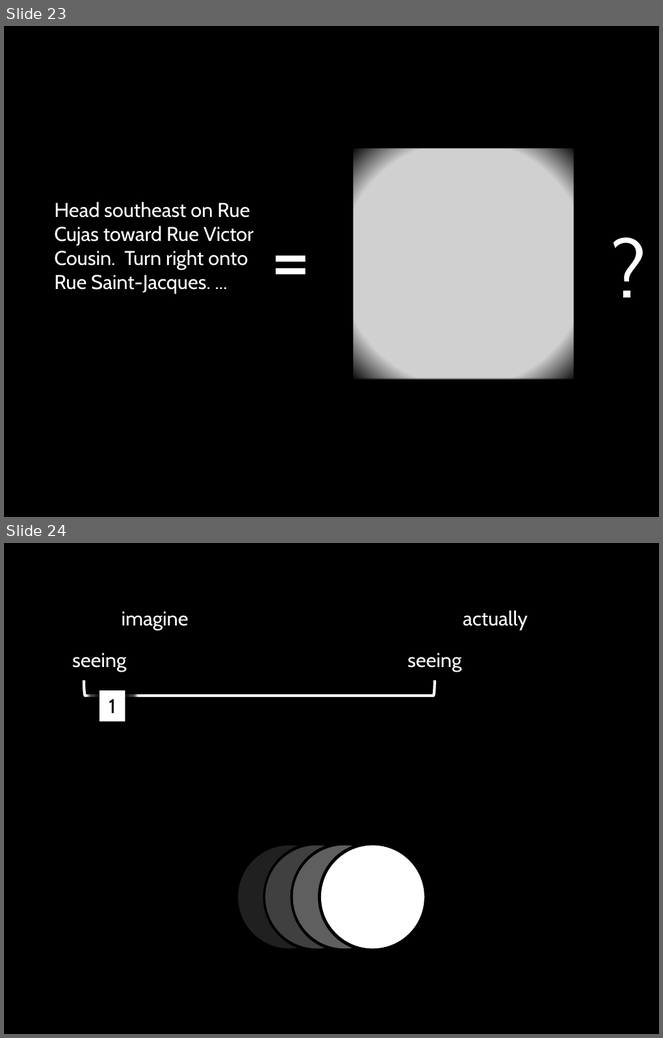
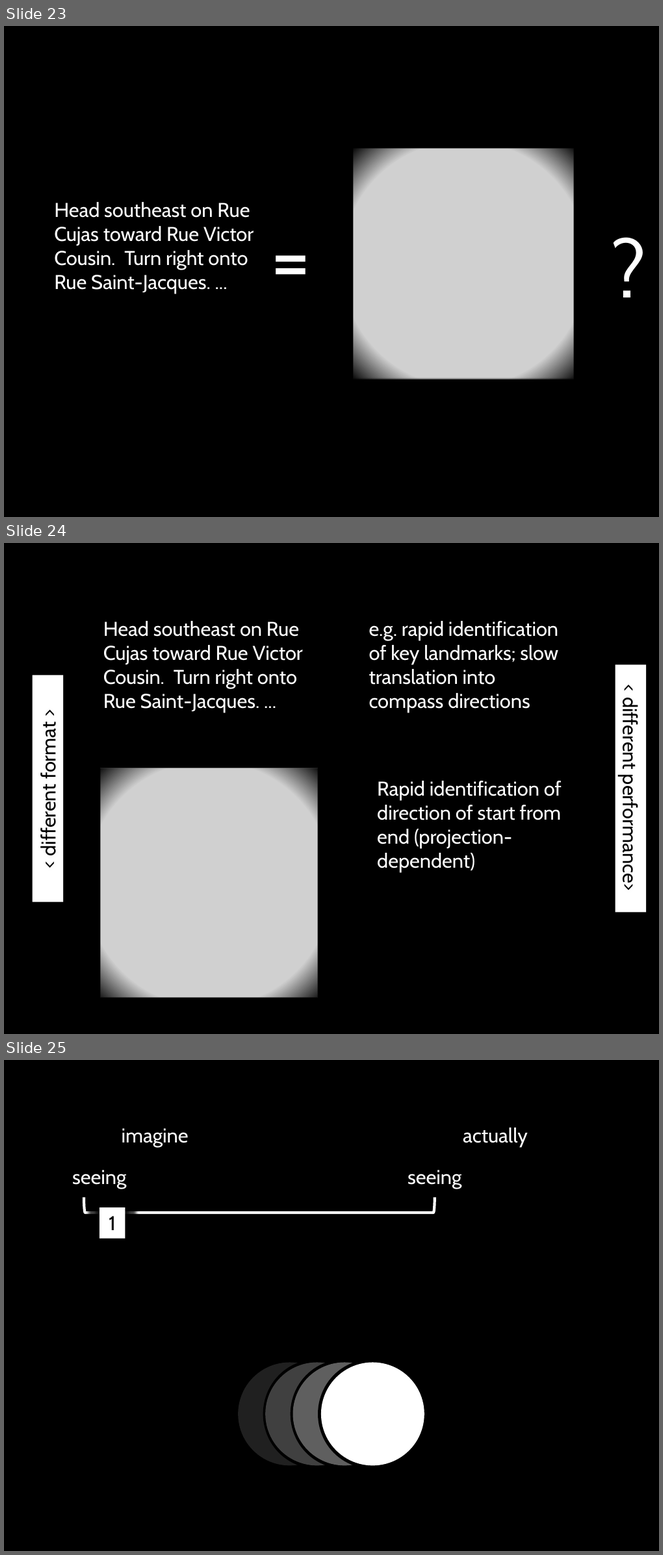
Before and after one commit to butterfill/writing, a slide deck: intention motor representation with corrado sinigaglia/conf spp submit/intention and motor representation.pptx. Shown one above the other, each under a label of ours: slides 23 and 24 before the commit, slides 23, 24 and 25 after it. The pictures are 663x1038 and 663x1555 pixels, drawn with LibreOffice and Linux fonts; fonts in the diff are those of the drawing; grey boxes stand for pictures. Boxes give left, top, right and bottom in pixels: in the first picture for what was removed or moved away, otherwise in the second. Text is boxed around its words. In the diff, an @@ line names an element or a change of style, - is before the commit and + after.

```diff
--- a/intention motor representation with corrado sinigaglia/conf spp submit/intention and motor representation.pptx
+++ b/intention motor representation with corrado sinigaglia/conf spp submit/intention and motor representation.pptx
@@ slide 24 added at (4, 543, 659, 1034), background #000000 @@
@@ text added at (103, 621, 303, 713), 22 pt, text #FFFFFF @@
+Head southeast on Rue Cujas toward Rue Victor Cousin. Turn right onto Rue Saint-Jacques. ...
@@ text added at (369, 621, 558, 713), 22 pt, text #FFFFFF @@
+e.g. rapid identification of key landmarks; slow translation into compass directions
@@ rectangle added at (33, 675, 63, 902), fill #FFFFFF, 22 pt, text #000000 @@
+< different format >
@@ rectangle added at (616, 665, 646, 912), fill #FFFFFF, 22 pt, text #000000 @@
+< different performance>
@@ rectangle added at (97, 769, 322, 1001), fill gradient #000000 @@
@@ picture added at (100, 769, 318, 999) @@
@@ text added at (377, 781, 562, 873), 22 pt, text #FFFFFF @@
+Rapid identification of direction of start from end (projection-dependent)
@@ what was slide 24 is now slide 25 @@
```
Also in this commit, not shown: 11 slides changed, 3 other files.
